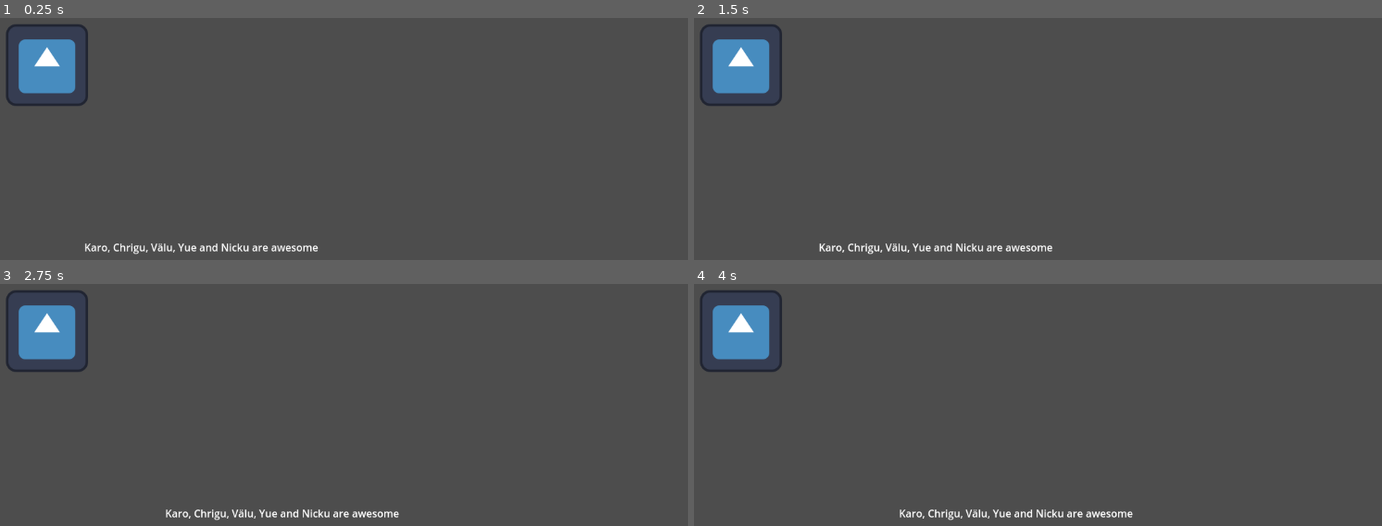
Above: before the commit, frames 1-4 (two rows, left to right).
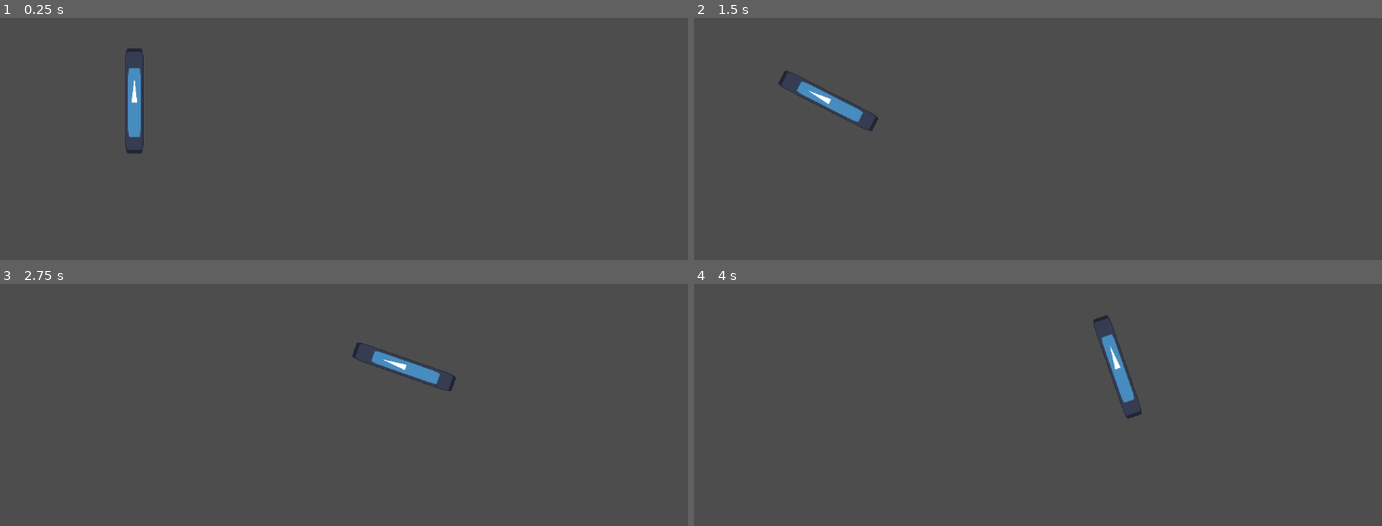
Above: after the commit, the same moments.

Repository: zommerfelds/global-game-jam-2025
Game: Godot game, scene res://nodes/main_scene.tscn
Same seed, same stepped clock (60 frames per second), same inputs: the game is played once before the commit and once after it. The engine's default icon, where the game draws it, is replaced by a stand-in: a white triangle on a blue panel in a dark square.
Inputs:
- Up to frame 1 (0.25 s): no input
- Up to frame 2 (1.5 s): tap Enter at 0.5 s; hold Left (rotate_ccw_player_1, bound only after the commit) 0.53-1.28 s; tap Right (rotate_cw_player_1, bound only after the commit) at 0.8, 1.35 s
- Up to frame 3 (2.75 s): tap Space (shoot_player_1, bound only after the commit) at 1.55 s; hold Space (shoot_player_1, bound only after the commit) from 2.03 s (still down); tap Left (rotate_ccw_player_1, bound only after the commit) at 2.3 s
- Up to frame 4 (4 s): release Space (shoot_player_1, bound only after the commit) at 2.78 s; tap Left (rotate_ccw_player_1, bound only after the commit) at 2.85 s; tap Right (rotate_cw_player_1, bound only after the commit) at 3.05 s; hold Right (rotate_cw_player_1, bound only after the commit) from 3.53 s (still down); tap Space (shoot_player_1, bound only after the commit) at 3.8 s

The runs differ from the first frame. In frame 1, 3.7% of the frame differs, in the area x 0-47%, y 2-98%; in frame 2, 3.7%; in frame 3, 3.7%; in frame 4, 3.7%.

Commit message:
example input

Diff:
--- /dev/null
+++ b/nodes/chrigus_scene.tscn
@@ -0,0 +1,20 @@
+[gd_scene load_steps=3 format=3 uid="uid://cctyx2rputto7"]
+
+[ext_resource type="Texture2D" uid="uid://u7xpqhihktbk" path="res://assets/icon.svg" id="1_fpl3y"]
+[ext_resource type="Script" path="res://scripts/label.gd" id="2_24k1y"]
+
+[node name="Node2D" type="Node2D"]
+
+[node name="Icon" type="Sprite2D" parent="."]
+position = Vector2(154, 127)
+texture = ExtResource("1_fpl3y")
+
+[node name="Node2D" type="Node2D" parent="."]
+
+[node name="Label" type="Label" parent="."]
+offset_left = 273.0
+offset_top = 64.0
+offset_right = 313.0
+offset_bottom = 87.0
+text = "Press play to see who is awesome"
+script = ExtResource("2_24k1y")
--- a/nodes/main_scene.tscn
+++ b/nodes/main_scene.tscn
@@ -1,20 +1,12 @@
 [gd_scene load_steps=3 format=3 uid="uid://ylngolvdfx2i"]
 
 [ext_resource type="Texture2D" uid="uid://u7xpqhihktbk" path="res://assets/icon.svg" id="1_d8aao"]
-[ext_resource type="Script" path="res://scripts/label.gd" id="2_fi3r2"]
+[ext_resource type="Script" path="res://scripts/cannon_input.gd" id="2_isgdx"]
 
 [node name="Node2D" type="Node2D"]
 
-[node name="Icon" type="Sprite2D" parent="."]
-position = Vector2(154, 127)
+[node name="Cannon" type="Sprite2D" parent="."]
+position = Vector2(290, 183)
+scale = Vector2(0.21875, 1.28125)
 texture = ExtResource("1_d8aao")
-
-[node name="Node2D" type="Node2D" parent="."]
-
-[node name="Label" type="Label" parent="."]
-offset_left = 273.0
-offset_top = 64.0
-offset_right = 313.0
-offset_bottom = 87.0
-text = "Press play to see who is awesome"
-script = ExtResource("2_fi3r2")
+script = ExtResource("2_isgdx")
--- a/project.godot
+++ b/project.godot
@@ -15,6 +15,24 @@
 config/features=PackedStringArray("4.3", "GL Compatibility")
 config/icon="res://assets/icon.svg"
 
+[input]
+
+rotate_cw_player_1={
+"deadzone": 0.5,
+"events": [Object(InputEventKey,"resource_local_to_scene":false,"resource_name":"","device":-1,"window_id":0,"alt_pressed":false,"shift_pressed":false,"ctrl_pressed":false,"meta_pressed":false,"pressed":false,"keycode":0,"physical_keycode":4194321,"key_label":0,"unicode":0,"location":0,"echo":false,"script":null)
+]
+}
+rotate_ccw_player_1={
+"deadzone": 0.5,
+"events": [Object(InputEventKey,"resource_local_to_scene":false,"resource_name":"","device":-1,"window_id":0,"alt_pressed":false,"shift_pressed":false,"ctrl_pressed":false,"meta_pressed":false,"pressed":false,"keycode":0,"physical_keycode":4194319,"key_label":0,"unicode":0,"location":0,"echo":false,"script":null)
+]
+}
+shoot_player_1={
+"deadzone": 0.5,
+"events": [Object(InputEventKey,"resource_local_to_scene":false,"resource_name":"","device":-1,"window_id":0,"alt_pressed":false,"shift_pressed":false,"ctrl_pressed":false,"meta_pressed":false,"pressed":false,"keycode":0,"physical_keycode":32,"key_label":0,"unicode":32,"location":0,"echo":false,"script":null)
+]
+}
+
 [rendering]
 
 renderer/rendering_method="gl_compatibility"
--- /dev/null
+++ b/scripts/cannon_input.gd
@@ -0,0 +1,17 @@
+extends Sprite2D
+
+
+# Called when the node enters the scene tree for the first time.
+func _ready() -> void:
+	pass # Replace with function body.
+
+
+# Called every frame. 'delta' is the elapsed time since the previous frame.
+func _process(delta: float) -> void:
+	var rotation_speed = 2.0
+	if Input.is_action_pressed("rotate_cw_player_1"):
+		rotate(delta * rotation_speed)
+	elif Input.is_action_pressed("rotate_ccw_player_1"):
+		rotate(-delta * rotation_speed)
+	elif Input.is_action_pressed("shoot_player_1"):
+		translate(Vector2(10, 0))
